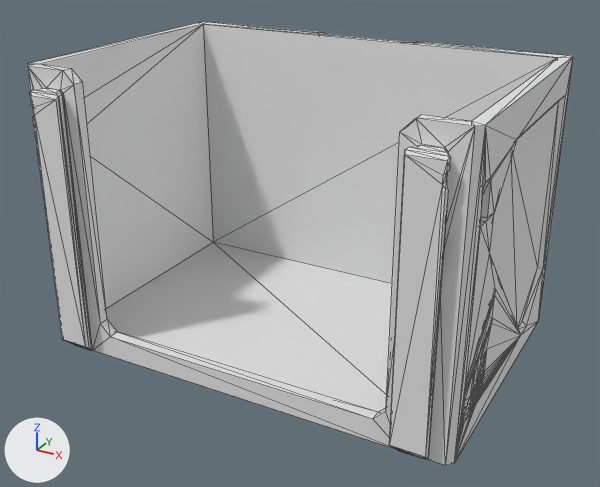
A saved change to the glTF model parts/59/DecorDrawer_59-1W-1H.lib.glb.
The view is the same before and after, from a 50 mm lens placed at (64.9, -119.1, 77.1), pointed at (0.8, -2.6, 18.9). Arrows for +X, +Y and +Z are at lower left; the lights stay in place. The picture after the commit comes second. Mesh edges are drawn as thin lines. Where no turn or scale is listed for an object, it has been applied to the vertices. Vertices at exactly the same position are counted once.

Objects in the first picture: 'DecorDrawer_59-1W-1H'.
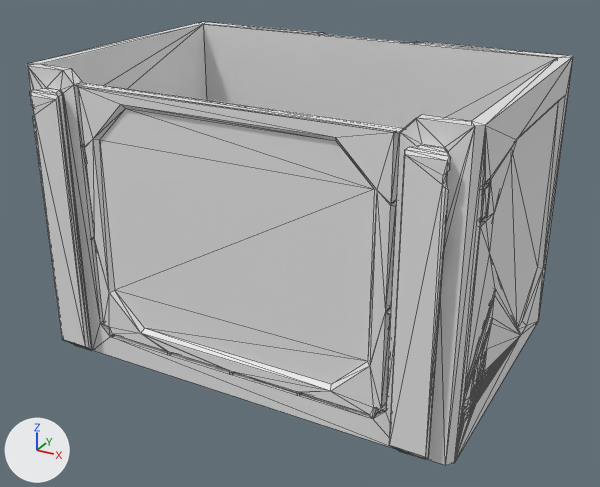
Location of each change, (x1, y1, x2, y2) in pixels of the pictures (600 x 487 px):
```json
{"part": 1, "of": "me_decordrawer_59_1w_1h", "change": "added", "after": [481, 182, 491, 221]}
{"part": 2, "of": "me_decordrawer_59_1w_1h", "change": "added", "after": [74, 85, 521, 457]}
```

The change, as JSON lines over the scene's bpy script:
```json
{"block": "me_decordrawer_59_1w_1h", "where": "# used by ob_decordrawer_59_1w_1h; location = (0.0, 0.0, 25.0)"}
{"op": "remove", "block": "me_decordrawer_59_1w_1h", "code": "me_decordrawer_59_1w_1h.from_pydata(...)  # 497 vertices, 998 faces; spans x -37.5..37.5, y -26.6..26.6, z -25.0..25.0"}
{"op": "add", "block": "me_decordrawer_59_1w_1h", "code": "me_decordrawer_59_1w_1h.from_pydata(...)  # 712 vertices, 1440 faces; spans x -37.5..37.5, y -26.6..26.6, z -25.0..25.0"}
{"block": "me_decordrawer_59_1w_1h", "change": "me_decordrawer_59_1w_1h part 1: a new loose piece of 24 vertices spanning x 35.5..37.5, y -21.4..-18.3, z 11.8..16.2"}
{"block": "me_decordrawer_59_1w_1h", "change": "me_decordrawer_59_1w_1h part 2: 167 vertices added at x -27.0..37.5, y -24.3..-11.7, z -21.0..22.8"}
{"block": "me_decordrawer_59_1w_1h", "change": "other edits to the shape of me_decordrawer_59_1w_1h do not show in these pictures"}
```
